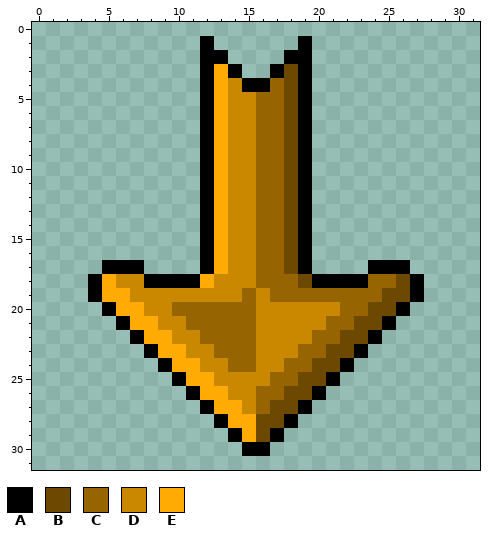
Edited in one commit: pixel-art sprite (public/images/where_to_build.png). The picture above was drawn from the file before the commit.
The file is 32x32 pixels.
Palette (. is transparent): A #000000  B #6c4800  C #966400  D #ca8700  E #ffab03
Pixels before, first column x 4:
 1 ........A......A........
 2 ........AA....AA........
 3 ........AEA..ABA........
 4 ........AEDAACBA........
 5 ........AEDDCCBA........
 6 ........AEDDCCBA........
 7 ........AEDDCCBA........
 8 ........AEDDCCBA........
 9 ........AEDDCCBA........
10 ........AEDDCCBA........
11 ........AEDDCCBA........
12 ........AEDDCCBA........
13 ........AEDDCCBA........
14 ........AEDDCCBA........
15 ........AEDDCCBA........
16 ........AEDDCCBA........
17 .AAA....AEDDCCBA....AAA.
18 AEDDAAAAEDDDCCCBAAAACCBA
19 AEEDDDDDDDDCDCCCCCCCCBBA
20 .AEEDDCCCCCCDDDDDDCCBBA.
21 ..AEEDDCCCCCDDDDDCCBBA..
22 ...AEEDDCCCCDDDDCCBBA...
23 ....AEEDDCCCDDDCCBBA....
24 .....AEEDDCCDDCCBBA.....
25 ......AEEDDDDCCBBA......
26 .......AEEDDCCBBA.......
27 ........AEEDCBBA........
28 .........AEEBBA.........
29 ..........AEBA..........
30 ...........AA...........
Now the later version:
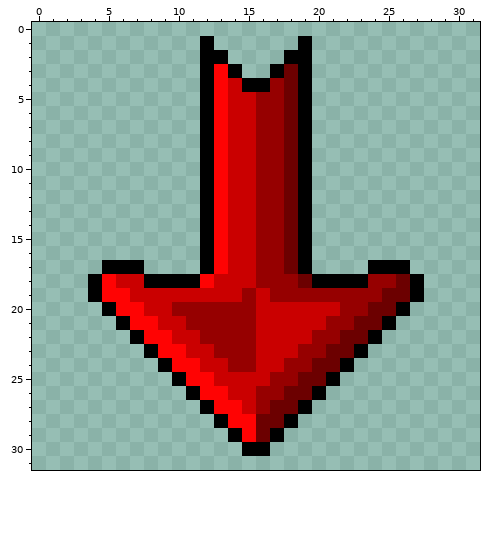
Change:
colour B: #6c4800 -> #6c0000
colour C: #966400 -> #960000
colour D: #ca8700 -> #ca0000
colour E: #ffab03 -> #ff0303
Boxes around the changes in both pictures, in picture pixels (x1, y1, x2, y2):
changed: (102, 64, 410, 442)
